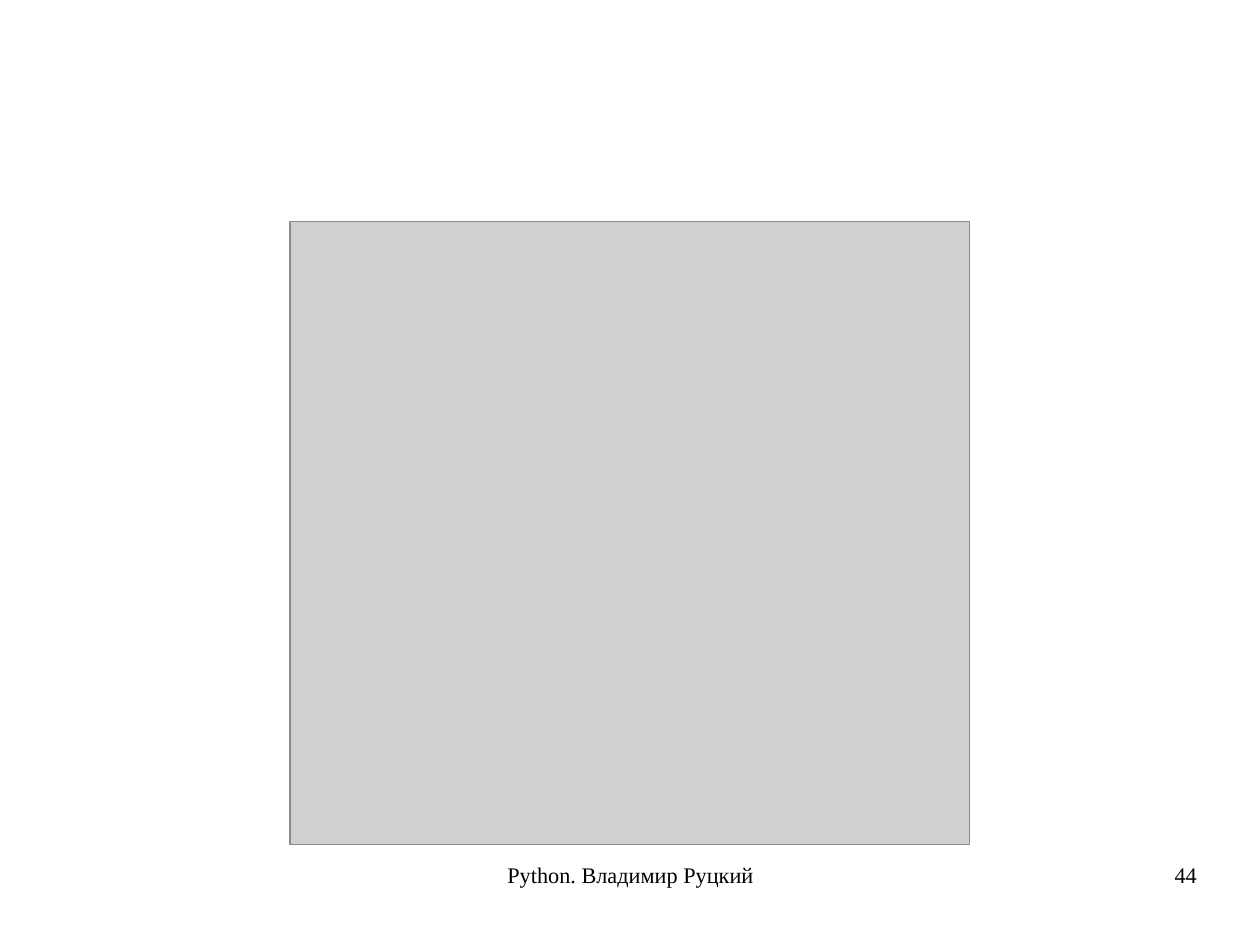
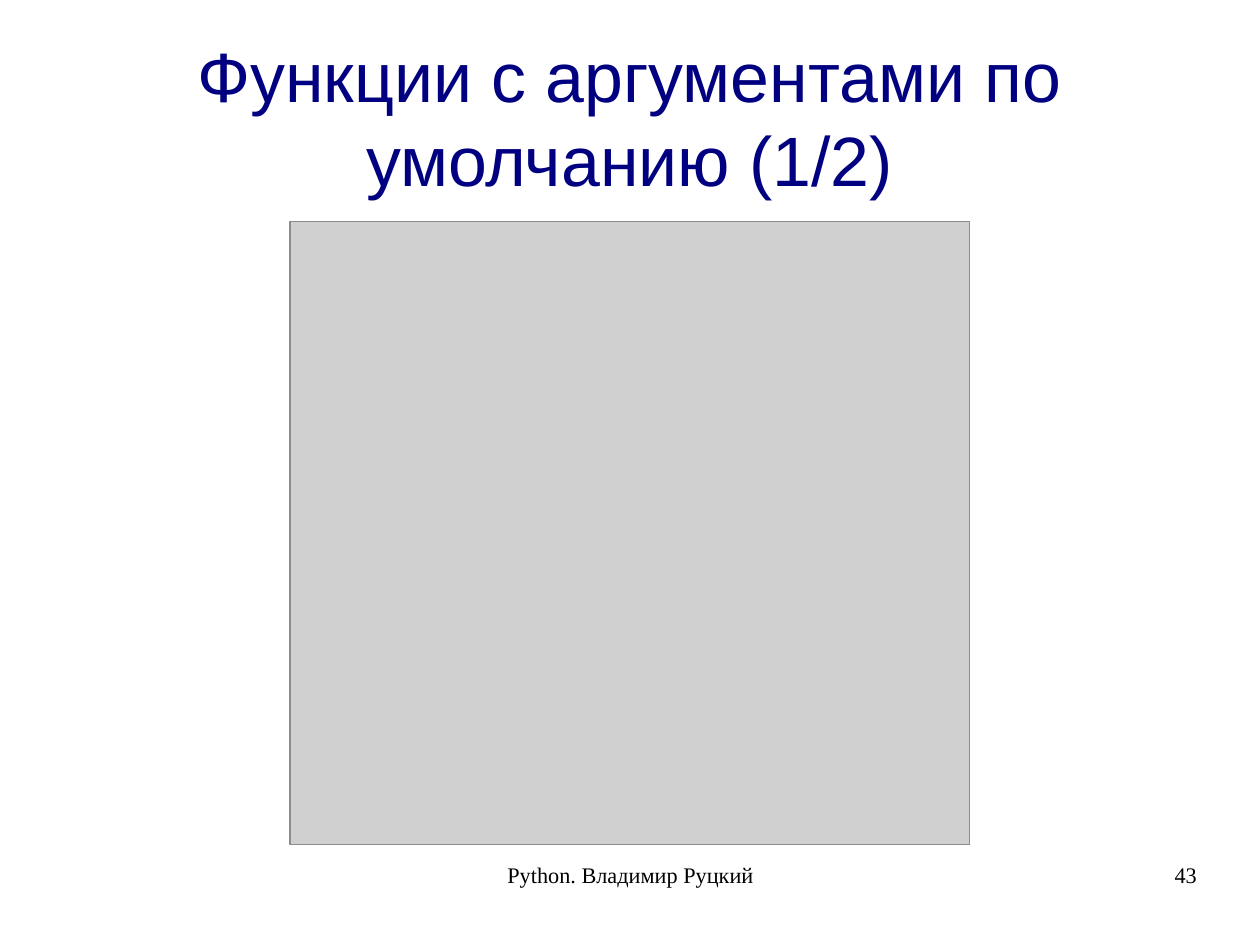
Before and after one commit to rutsky/python-course, a slide deck: slide 43 of 00_introduction.odp (slide 44 before the commit). Drawn at 1260x945 pixels with LibreOffice and Linux fonts; fonts in the diff are those of the drawing; grey boxes stand for pictures. Boxes give left, top, right and bottom in pixels: in the first picture for what was removed or moved away, otherwise in the second. Text is boxed around its words. In the diff, an @@ line names an element or a change of style, - is before the commit and + after.

```diff
--- a/00_introduction.odp
+++ b/00_introduction.odp
@@ title added at box(197, 53, 1062, 199), 44 pt, text #000080 @@
+Функции с аргументами по умолчанию (1/2)
@@ page number at box(1175, 868, 1197, 884): text changed @@
-44
+43
```
Also in this commit, not shown: 20 other slides changed, 2 slides added, 1 slide removed.
